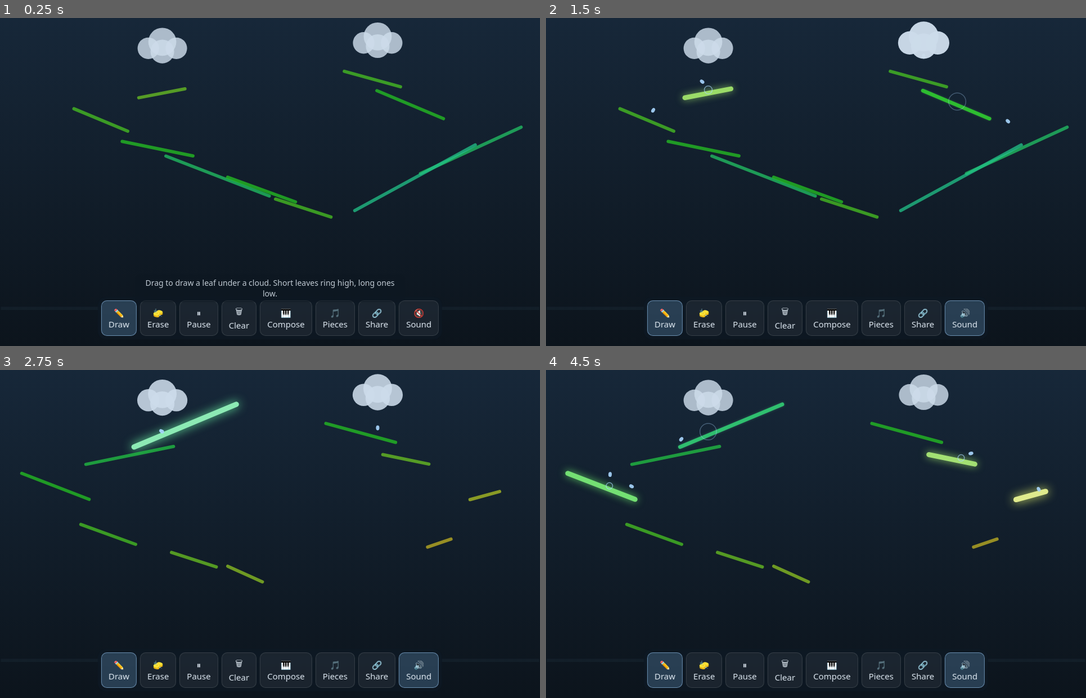
Above: before the commit, frames 1-4 (two rows, left to right).
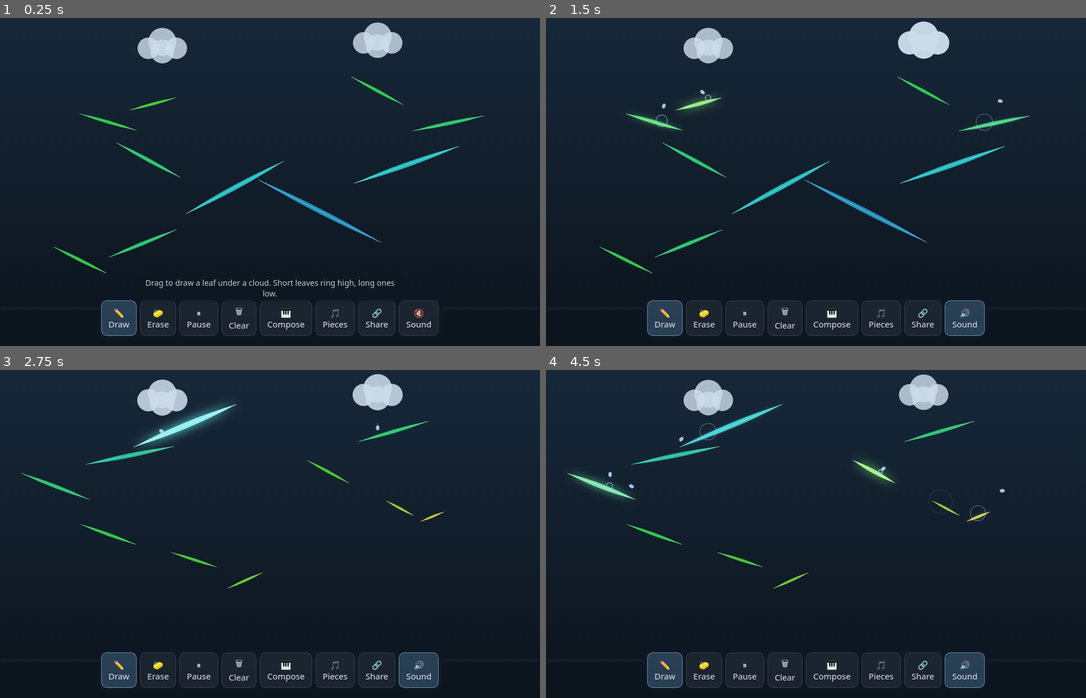
Above: after the commit, the same moments.

Repository: HaexFlex/playbot-arcade
Game: browser game, page 2026-11-23-rain-organ/index.html
The game is run twice, just before and just after one commit, with the same random seed, the same clock (stepped at 60 frames per second) and the same inputs.
Inputs (mouse positions are in pixels of both pictures, inside the frame that each line leads up to):
- Up to frame 1 (0.25 s): no input
- Up to frame 2 (1.5 s): click (816, 178) at 0.27 s; hold Right from 1.03 s (still down); click (816, 211) at 1.07 s
- Up to frame 3 (2.75 s): release Right at 1.53 s; hold Down 1.58-1.85 s; click (162, 494) at 1.67 s; hold Left 1.9-2.47 s; click "🎵 Pieces" at 2.02 s; click (378, 478) at 2.27 s; hold Up from 2.52 s (still down)
- Up to frame 4 (4.5 s): release Up at 2.82 s; click (897, 596) at 2.87 s; hold Right 2.87-3.53 s; click (681, 612) at 3.47 s; hold Up 3.58-3.82 s; hold Left 3.87-4.3 s; click (816, 461) at 4.07 s; hold Down from 4.35 s (still down)

The runs differ from the first frame. In frame 1, 2.8% of the frame differs, in the area x 9-97%, y 15-78%; in frame 2, 3.2%; in frame 3, 1.9%; in frame 4, 2.5%.

Commit message:
Update Playbot Arcade.

Diff:
--- a/2026-11-23-rain-organ/index.html
+++ b/2026-11-23-rain-organ/index.html
@@ -100,7 +100,7 @@
   }
   // build a falling melody: leaves placed so one drop from (x0,y0) rings steps[] in order.
   // rnd: a 0..1 random function (seeded in tests). Returns null if no layout fits in maxY.
-  function compose(steps, x0, y0, rnd, maxY = 520, tries = 400, why = null, fixed = [], others = []) {
+  function compose(steps, x0, y0, rnd, maxY = 520, tries = 400, why = null, fixed = [], others = [], fallK = 1, xlo = 20, xhi = 980) {
     // fixed: leaves already placed by other voices; others: [[x,y,hits]] their drops must keep ringing the same leaves
     const F = fixed.length;
     for (let k = 0; k < tries; k++) {
@@ -109,17 +109,17 @@
         const { path } = trace(leaves, x0, y0, maxY + 40);
         // where the drop is after its last bounce: start looking a little below that
         let lastY = y0; for (let j = 0; j < path.length; j += 4) if (path[j + 3] < 0 && path[j + 1] > lastY) lastY = path[j + 1];
-        const fall = 45 + rnd() * 50, want = lastY + fall; let pj = -1;
+        const fall = (45 + rnd() * 50) * fallK, want = lastY + fall; let pj = -1;
         for (let j = 0; j < path.length; j += 4) if (path[j + 3] > 0 && path[j + 1] >= want) { pj = j; break; }
         if (pj < 0) { ok = false; if (why) why.nofall = (why.nofall || 0) + 1; break; }
         const px = path[pj], py = path[pj + 1], vx = path[pj + 2];
         const len = lengthForStep(steps[n]), f = 0.25 + rnd() * 0.5;
         // slope: send the drop back toward the middle when it drifts out, otherwise keep its direction
         let dir = Math.abs(vx) < 20 ? (rnd() < 0.5 ? 1 : -1) : Math.sign(vx);
-        if (px < 220) dir = 1; else if (px > 780) dir = -1;
+        if (px < xlo + 200) dir = 1; else if (px > xhi - 200) dir = -1;
         const a = (0.18 + rnd() * 0.32) * dir, ux = Math.cos(a), uy = Math.sin(a); // dir 1 = right end lower
         const L = { x1: px - ux * len * f, y1: py - uy * len * f, x2: px + ux * len * (1 - f), y2: py + uy * len * (1 - f) };
-        if (Math.min(L.x1, L.x2) < 20 || Math.max(L.x1, L.x2) > 980 || Math.max(L.y1, L.y2) > maxY) { ok = false; if (why) why[Math.max(L.y1, L.y2) > maxY ? 'deep' : 'side'] = (why[Math.max(L.y1, L.y2) > maxY ? 'deep' : 'side'] || 0) + 1; break; }
+        if (Math.min(L.x1, L.x2) < xlo || Math.max(L.x1, L.x2) > xhi || Math.max(L.y1, L.y2) > maxY) { ok = false; if (why) why[Math.max(L.y1, L.y2) > maxY ? 'deep' : 'side'] = (why[Math.max(L.y1, L.y2) > maxY ? 'deep' : 'side'] || 0) + 1; break; }
         leaves.push(L);
         const tr = trace(leaves, x0, y0, maxY + 40).hits;
         const bad = tr.length !== leaves.length - F || tr.some((h, i) => h !== F + i) || others.some(([ox, oy, oh]) => { const t = trace(leaves, ox, oy, maxY + 40).hits; return t.length !== oh.length || t.some((h, i) => h !== oh[i]); });
@@ -129,17 +129,20 @@
     }
     return null;
   }
-  function composePiece(voices, seed = 1, maxY = 520) {
+  // each cloud keeps to its own lane, so there is always room to recompose one voice later
+  function laneOf(x, n) { if (n < 2) return [20, 980]; const w = 960 / n, i = Math.max(0, Math.min(n - 1, Math.floor((x - 20) / w))); return [Math.max(20, 20 + i * w - 70), Math.min(980, 20 + (i + 1) * w + 70)]; }
+  function composePiece(voices, seed = 1, maxY = 520, fallK = 1) {
     let sd = seed >>> 0 || 1; const rnd = () => (sd = (sd * 16807) % 2147483647) / 2147483647;
     const all = [], others = [];
     for (const v of voices) {
-      const L = compose(v.steps, v.x, v.y, rnd, maxY, 600, null, all, others);
+      const [lo, hi] = laneOf(v.x, voices.length);
+      const L = compose(v.steps, v.x, v.y, rnd, maxY, 600, null, all, others, fallK, lo, hi);
       if (!L) return null;
       others.push([v.x, v.y, L.map((_, i) => all.length + i)]); all.push(...L);
     }
     return all;
   }
-  const RO = { SCALE, STEPS, MIN_LEN, MAX_LEN, stepForLength, midiForStep, freqForMidi, noteName, leafNote, closest, bounce, stepDrop, clamp, lengthForStep, trace, compose, composePiece };
+  const RO = { SCALE, STEPS, MIN_LEN, MAX_LEN, stepForLength, midiForStep, freqForMidi, noteName, leafNote, closest, bounce, stepDrop, clamp, lengthForStep, trace, compose, composePiece, laneOf };
   if (typeof module !== 'undefined' && module.exports) module.exports = RO; else root.RO = RO;
 })(typeof window !== 'undefined' ? window : globalThis);
 </script>
@@ -209,17 +212,19 @@
 ];
 const HOME = [[300, 70], [700, 60]];
 let pieceIx = -1;
+const fallK = () => RO.clamp((FH - 80) / 560, 1, 1.8); // taller field (portrait phone): longer falls between leaves
 function loadPiece(ix) {
   const P = PIECES[ix];
   st.clouds.forEach((c, i) => { c.x = HOME[i][0]; c.y = HOME[i][1]; });
   const voices = P.voices.map((steps, i) => ({ x: HOME[i][0], y: HOME[i][1] + 22, steps }));
-  let L = null; for (let seed = 1; seed <= 12 && !L; seed++) L = RO.composePiece(voices, seed);
+  let L = null; for (let seed = 1; seed <= 12 && !L; seed++) L = RO.composePiece(voices, seed, Math.min(FH - 30, 1400), fallK());
+  for (let seed = 1; seed <= 12 && !L; seed++) L = RO.composePiece(voices, seed);
   if (!L) return false;
   let n0 = 0; st.leaves = L.map(l => makeLeaf(l.x1, l.y1, l.x2, l.y2)); P.voices.forEach((v, k) => { for (let i = 0; i < v.length; i++) st.leaves[n0 + i].voice = k; n0 += v.length; }); st.drops = []; pieceIx = ix; save(); return true;
 }
 // ---------- melody pad: tap a tune, a cloud builds the leaf path for it ----------
 const PAD_STEPS = [3, 4, 5, 6, 7, 8, 9, 10, 11, 12], PAD_MAX = 8;
-const leafHue = step => 210 - step * 13;
+const leafHue = step => 265 - step * 17; // low notes violet, middle blue-green, high notes warm orange
 const pad = { open: false, cloud: 0, seq: [] };
 function renderPad() {
   $('padCloud').textContent = 'for the ' + (pad.cloud === 0 ? 'left' : 'right') + ' cloud · up to ' + PAD_MAX + ' notes';
@@ -236,7 +241,10 @@
   const c = st.clouds[k], keep = st.leaves.filter(L => L.voice !== k);
   const others = st.clouds.map((o, j) => j === k ? null : [o.x, o.y + 22, RO.trace(keep, o.x, o.y + 22, FH + 40).hits]).filter(Boolean);
   let sd = 1 + steps.reduce((a, s) => a * 31 + s, 7) % 9973; const rnd = () => (sd = (sd * 16807) % 2147483647) / 2147483647;
-  const L = RO.compose(steps, c.x, c.y + 22, rnd, Math.min(FH - 30, 1400), 700, null, keep, others);
+  const [lo, hi] = RO.laneOf(c.x, st.clouds.length), my = Math.min(FH - 30, 1400);
+  let L = RO.compose(steps, c.x, c.y + 22, rnd, my, 700, null, keep, others, fallK(), lo, hi);
+  if (!L) L = RO.compose(steps, c.x, c.y + 22, rnd, my, 700, null, keep, others, 1, lo, hi);
+  if (!L) L = RO.compose(steps, c.x, c.y + 22, rnd, my, 700, null, keep, others, 1);
   if (!L) return false;
   st.leaves = keep.concat(L.map(l => Object.assign(makeLeaf(l.x1, l.y1, l.x2, l.y2), { voice: k })));
   for (const d of st.drops) d.rang = []; save(); return true;
@@ -345,8 +353,11 @@
   for (const L of st.leaves) {
     const hue = leafHue(L.note.step), gl = L.glow;
     cx.strokeStyle = 'hsla(' + hue + ',70%,' + (45 + 30 * gl) + '%,' + (0.75 + 0.25 * gl) + ')';
-    cx.lineWidth = 6 + 4 * gl; cx.shadowColor = 'hsla(' + hue + ',90%,70%,' + gl + ')'; cx.shadowBlur = 18 * gl;
-    cx.beginPath(); cx.moveTo(L.x1, L.y1); cx.lineTo(L.x2, L.y2); cx.stroke();
+    const dx = L.x2 - L.x1, dy = L.y2 - L.y1, n = Math.hypot(dx, dy) || 1, wv = Math.min(9, 3 + n * 0.03) + 2 * gl, nx = -dy / n * wv, ny = dx / n * wv;
+    const mx = (L.x1 + L.x2) / 2, my = (L.y1 + L.y2) / 2;
+    cx.fillStyle = 'hsla(' + hue + ',75%,' + (52 + 25 * gl) + '%,' + (0.8 + 0.2 * gl) + ')'; cx.shadowColor = 'hsla(' + hue + ',90%,70%,' + gl + ')'; cx.shadowBlur = 18 * gl;
+    cx.beginPath(); cx.moveTo(L.x1, L.y1); cx.quadraticCurveTo(mx + nx, my + ny, L.x2, L.y2); cx.quadraticCurveTo(mx - nx, my - ny, L.x1, L.y1); cx.fill();
+    cx.shadowBlur = 0; cx.strokeStyle = 'hsla(' + hue + ',60%,' + (75 + 15 * gl) + '%,0.55)'; cx.lineWidth = 1.2; cx.beginPath(); cx.moveTo(L.x1, L.y1); cx.lineTo(L.x2, L.y2); cx.stroke();
   }
   cx.shadowBlur = 0;
   if (drag && drag.kind === 'leaf') {
@@ -357,7 +368,7 @@
   }
   // drops
   cx.fillStyle = 'rgba(170,215,255,0.9)';
-  for (const d of st.drops) { cx.beginPath(); cx.ellipse(d.x, d.y, 3.2, 4.6, Math.atan2(d.vx, d.vy) * -1, 0, Math.PI * 2); cx.fill(); }
+  for (const d of st.drops) { cx.strokeStyle = 'rgba(170,215,255,0.18)'; cx.lineWidth = 2.5; cx.beginPath(); cx.moveTo(d.x, d.y); cx.lineTo(d.x - d.vx * 0.03, d.y - d.vy * 0.03); cx.stroke(); cx.beginPath(); cx.ellipse(d.x, d.y, 3.2, 4.6, Math.atan2(d.vx, d.vy) * -1, 0, Math.PI * 2); cx.fill(); }
   for (const s of st.splashes) { cx.strokeStyle = 'rgba(170,215,255,' + s.a + ')'; cx.lineWidth = 1.5; cx.beginPath(); if (s.pool) cx.ellipse(s.x, s.y, s.r * 1.6, s.r * 0.4, 0, 0, Math.PI * 2); else cx.arc(s.x, s.y, s.r, 0, Math.PI * 2); cx.stroke(); }
   // clouds
   for (const c of st.clouds) {
Binary file changed: 2026-11-23-rain-organ/screenshot.png
Not shown, changed: 2026-11-23-rain-organ/PLAN.md
